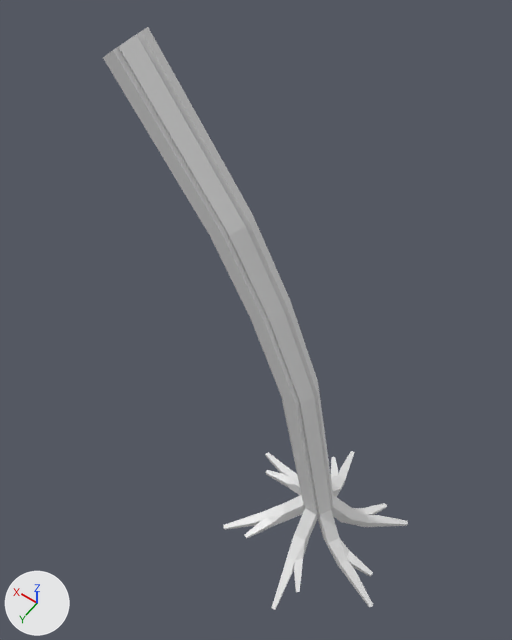
Renders of the FBX model Assets/1. Art/3D Assets/Trees Final/Terra Firme/TF_Tree 05.fbx from each side of a commit.
One viewpoint serves both versions: a 50 mm camera at (-16.8, 39.0, 101.3) aimed at (12.3, -1.7, 37.4). Lighting does not change. The marker at lower left points along +X, +Y and +Z. Where no turn or scale is listed for an object, it has been applied to the vertices.

The scene before the commit, as lines of its bpy script (objects in view):
```python
me_plane_018 = bpy.data.meshes.new('Plane.018')
me_plane_018.from_pydata(...)  # 522 vertices, 510 faces; spans x -12.8..26.4, y -13.8..13.8, z -2.2..69.7
ob_tf_tree_05 = bpy.data.objects.new('TF_Tree 05', me_plane_018)
ob_tf_tree_05.location = (0.0, 0.0, 0.0)
```
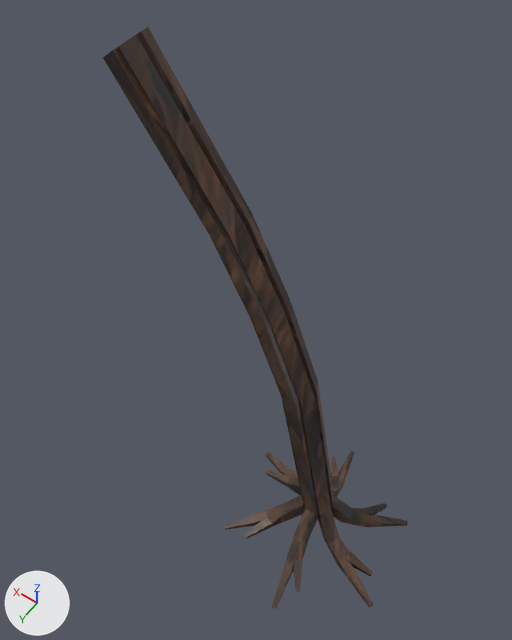
The newer file is also turned or shifted as a whole; pictures and numbers use the older file's frame.

Boxes [x1, y1, x2, y2] around the edits, measured in the pictures (512 x 640 px):
'TF_Tree 05', recoloured: [103, 27, 408, 609] in both

The change, as a diff of the scene's bpy script:
```diff
--- a/Assets/1. Art/3D Assets/Trees Final/Terra Firme/TF_Tree 05.fbx.py
+++ b/Assets/1. Art/3D Assets/Trees Final/Terra Firme/TF_Tree 05.fbx.py
@@ img_madeira_1_png @@
+img_madeira_1_png = load_image('madeira_1.png', '../../../2d art/textures/vtexturas/madeira 1.png', 2048, 2048, 'sRGB')
@@ mat_material_009 @@
+mat_material_009 = principled_material('Material.009')
+mat_material_009.texture = img_madeira_1_png
@@ me_plane_018 @@
 me_plane_018.from_pydata(...)  # 522 vertices, 510 faces; spans x -12.8..26.4, y -13.8..13.8, z -2.2..69.7
+me_plane_018.materials.append(mat_material_009)  # picture img_madeira_1_png
```
